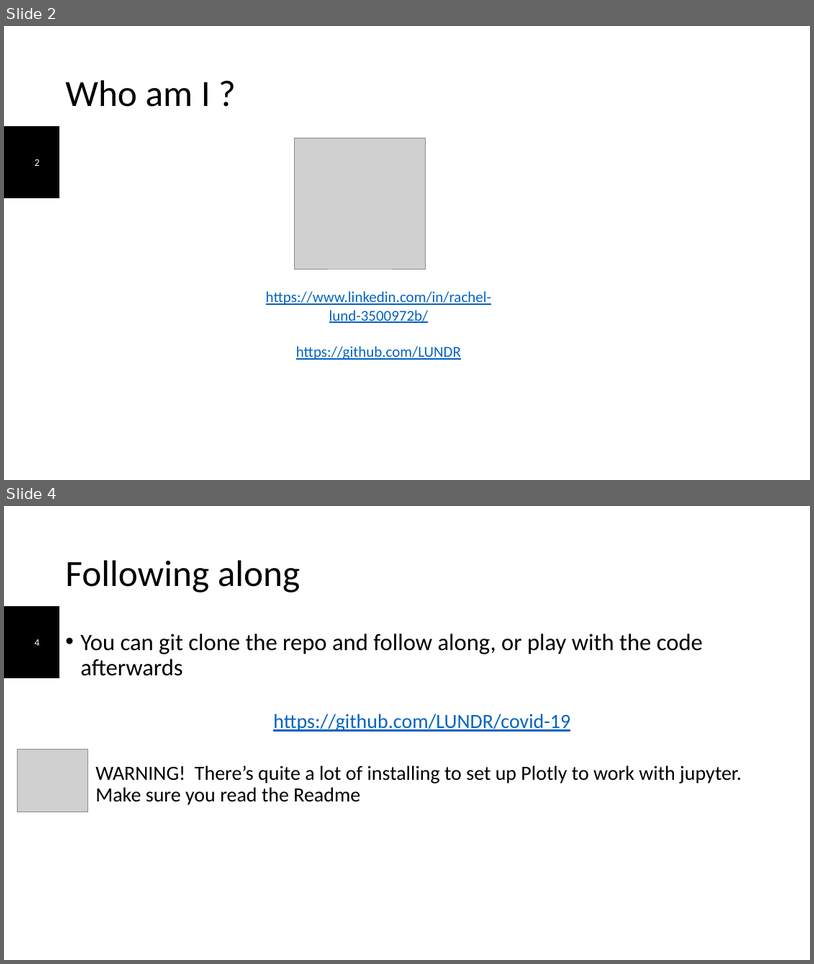
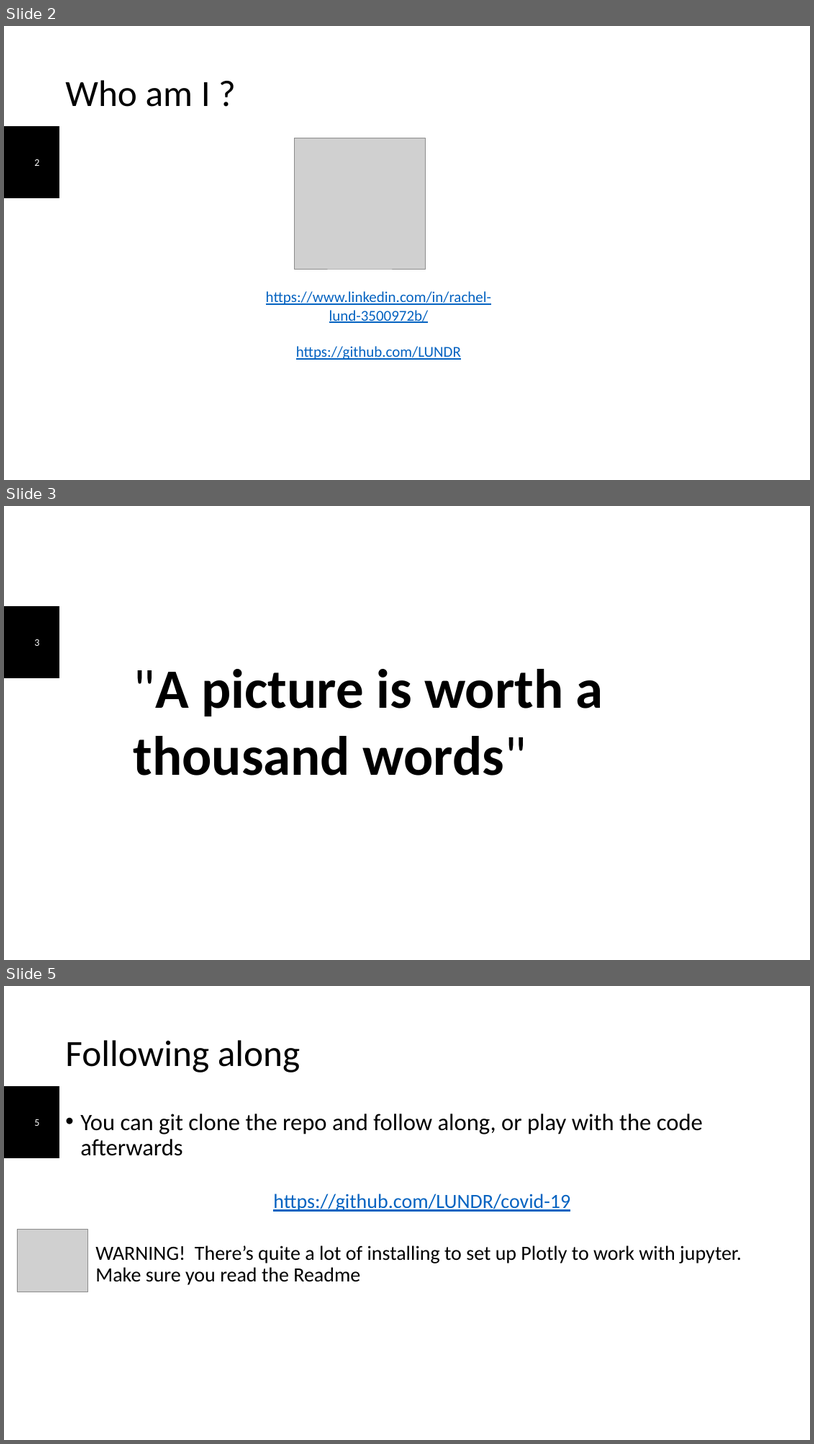
Before and after one commit to LUNDR/covid-19, a slide deck: Plotly_Viz_corona.pptx. Shown one above the other, each under a label of ours: slides 2 and 4 before the commit, slides 2, 3 and 5 after it; the slides between them are not shown. The pictures are 814x964 and 814x1444 pixels, drawn with LibreOffice and Linux fonts; fonts in the diff are those of the drawing; grey boxes stand for pictures; background and template pictures are left out. Boxes give left, top, right and bottom in pixels: in the first picture for what was removed or moved away, otherwise in the second. Text is boxed around its words. In the diff, an @@ line names an element or a change of style, - is before the commit and + after.

```diff
--- a/Plotly_Viz_corona.pptx
+++ b/Plotly_Viz_corona.pptx
@@ slide 3 added at [4,506,810,960], background #FFFFFF; not listed: 1 template element that a slide beside it also shows @@
@@ page number added at [34,639,39,646], 12 pt, text #FFFFFF @@
+3
@@ text added at [134,669,604,775], 66 pt, text #000000, bold @@
+"A picture is worth a thousand words"
@@ what was slide 4 is now slide 5 @@
@@ page number at [34,1119,39,1126]: text changed @@
-4
+5
```
Also in this commit, not shown: 2 slides changed, 3 other files.
